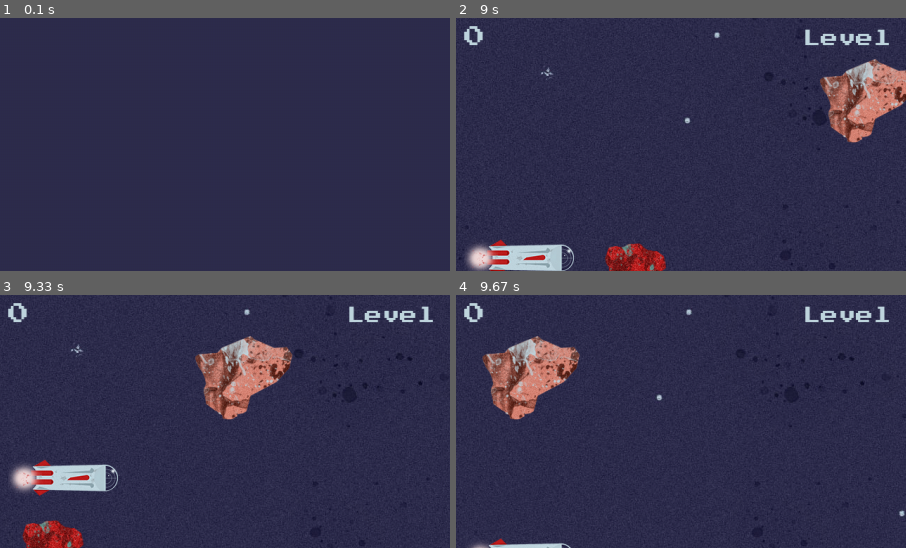
Above: before the commit, frames 1-4 (two rows, left to right).
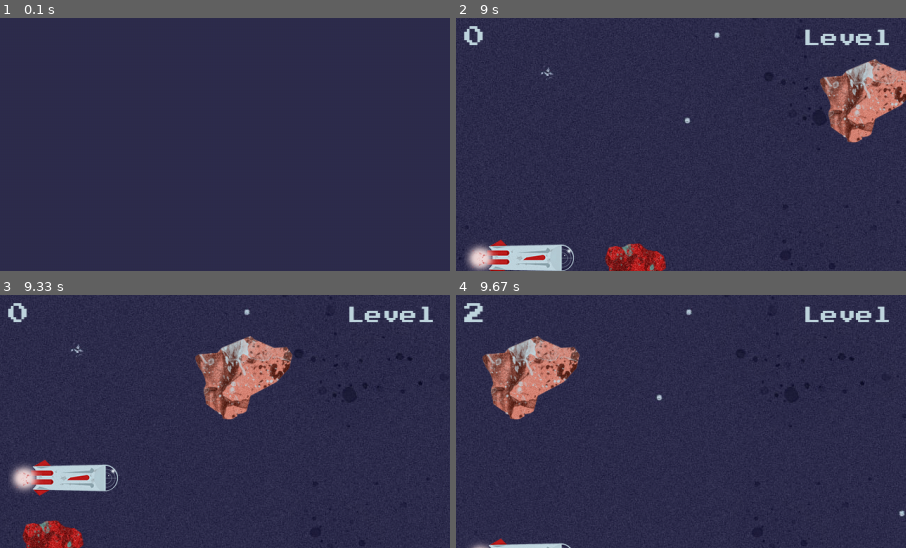
Above: after the commit, the same moments.

Repository: AdrianFSN/proyecto-final-pygame-quest
Game: pygame game, started from main.py
Same seed, same stepped clock (60 frames per second), same inputs: the game is played once before the commit and once after it.
Inputs:
- Up to frame 1 (0.1 s): no input
- Up to frame 2 (9 s): tap Space at 0.33, 0.73, 1.03, 1.23, 1.57, 1.97, 2.37, 2.7, 3.03, 3.43, 3.83, 4.17, 4.5, 4.9, 5.3, 5.63, 5.97, 6.37, 6.77, 7.1, 7.43, 7.83, 8.23, 8.57, 8.9 s; hold Up 0.67-1.13 s; hold Down 1.17-1.47 s; hold Up 1.5-1.87 s; hold Down 1.9-2.27 s; hold Up 2.3-2.6 s; hold Down 2.63-2.93 s; hold Up 2.97-3.33 s; hold Down 3.37-3.73 s; hold Up 3.77-4.07 s; hold Down 4.1-4.4 s; hold Up 4.43-4.8 s; hold Down 4.83-5.2 s; hold Up 5.23-5.53 s; hold Down 5.57-5.87 s; hold Up 5.9-6.27 s; hold Down 6.3-6.67 s; hold Up 6.7-7 s; hold Down 7.03-7.33 s; hold Up 7.37-7.73 s; hold Down 7.77-8.13 s; hold Up 8.17-8.47 s; hold Down 8.5-8.8 s; hold Up from 8.83 s (still down)
- Up to frame 3 (9.33 s): release Up at 9.2 s; hold Down from 9.23 s (still down); tap Space at 9.3 s
- Up to frame 4 (9.67 s): release Down at 9.6 s; hold Up from 9.63 s (still down)
The pictures show only the part of the screen within x 5-55%, y 5-55%; the shares and areas given below are measured in that part.

Frames 1-3 are identical in both runs. In frame 4, 0.2% of the frame differs, in the area x 1-6%, y 3-11%.

Commit message:
fix: impido sumar puntos en game over y cuenta atrás

Diff:
--- a/glumtar/scenes.py
+++ b/glumtar/scenes.py
@@ -61,7 +61,7 @@
         pygame.time.set_timer(self.start_a_countdown, COUNTDOWN_TIME)
 
         self.request_go_to_records = pygame.USEREVENT + 3
-        pygame.time.set_timer(self.request_go_to_records, 3000)
+        pygame.time.set_timer(self.request_go_to_records, 5000)
 
         self.activate_explosion_frames = pygame.USEREVENT + 4
         pygame.time.set_timer(self.activate_explosion_frames, 5)
@@ -74,12 +74,15 @@
         self.generated_meteorites = pygame.sprite.Group()
         self.collision_detected = False
         self.allow_collisions = False
+        self.allow_points = True
+        self.execute_game_over = False
+        self.stop_bg_scroll = False
         # self.end_game = False
 
     def mainLoop(self):
         super().mainLoop()
         exit = False
-        stop_bg_scroll = False
+        # stop_bg_scroll = False
         # trigger_ship = False
         countdown_active = True
         end_game = False
@@ -94,8 +97,6 @@
             for event in pygame.event.get():
                 if event.type == pygame.QUIT:
                     return True
-                # if event.type == pygame.KEYDOWN and event.key == pygame.K_SPACE:
-                    # exit = True
                 if event.type == self.trigger_meteorite:
                     if not countdown_active:
                         self.generate_meteorites()
@@ -115,26 +116,34 @@
                 if event.type == self.request_go_to_records:
                     if end_game:
                         self.go_to_records()
-                        exit = True
                         break
 
-            if not stop_bg_scroll:
+            if not self.stop_bg_scroll:
                 self.set_bg_scroll -= 1
                 if self.set_bg_scroll <= 0:
-                    stop_bg_scroll = True
+                    self.stop_bg_scroll = True
+                    print(self.stop_bg_scroll)
+                    exit = True
+                elif end_game:
+                    self.stop_bg_scroll = True
+                    print(self.stop_bg_scroll)
+
+            end_game = self.execute_game_over
 
             self.scoreboard.show_scoreboard(self.screen)
-            end_game = self.lives_counter.show_lives(self.screen)
+            self.lives_counter.show_lives(self.screen)
             # print(f"End game está en {end_game}")
 
             if countdown_active:
                 self.countdown.draw_countdown()
                 self.countdown.add_countdown_title()
                 self.allow_collisions = False
+                self.allow_points = False
                 if self.countdown.counter < self.countdown.stop:
                     countdown_active = False
                     self.countdown.reset_countdown()
                     self.allow_collisions = True
+                    self.allow_points = True
 
             self.player.update()
             self.screen.blit(self.player.image, self.player.rect)
@@ -155,11 +164,13 @@
                 self.show_game_over()
                 self.allow_collisions = False
                 countdown_active = False
-
-                for meteorite in self.generated_meteorites:
-                    if meteorite.rect.right < 0:
+                self.allow_points = False
+
+            for meteorite in self.generated_meteorites:
+                if meteorite.rect.right < 0:
+                    self.generated_meteorites.remove(meteorite)
+                    if self.allow_points:
                         self.scoreboard.increase_score(meteorite.points)
-                        self.generated_meteorites.remove(meteorite)
 
             pygame.display.flip()
 
